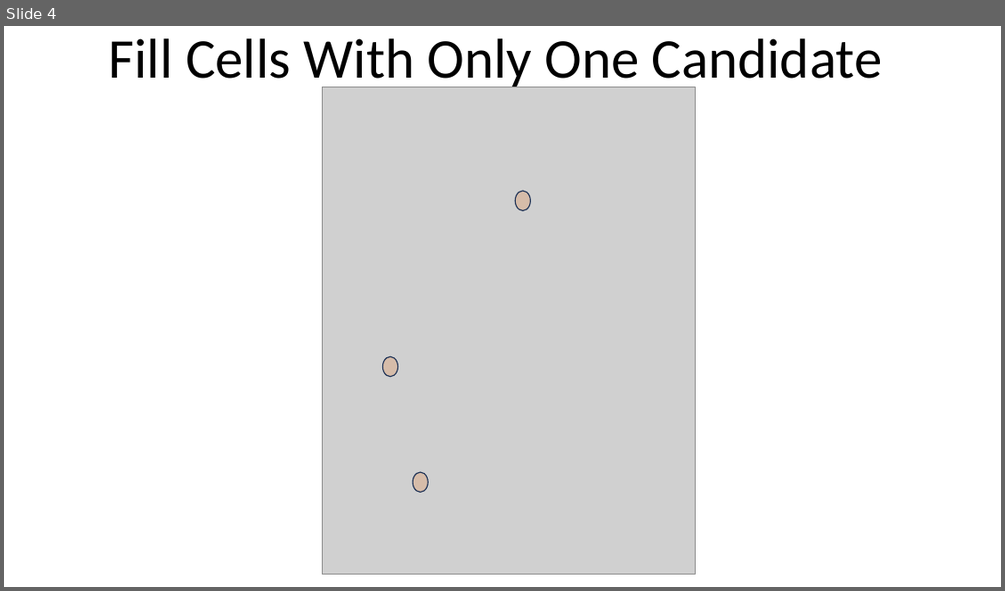
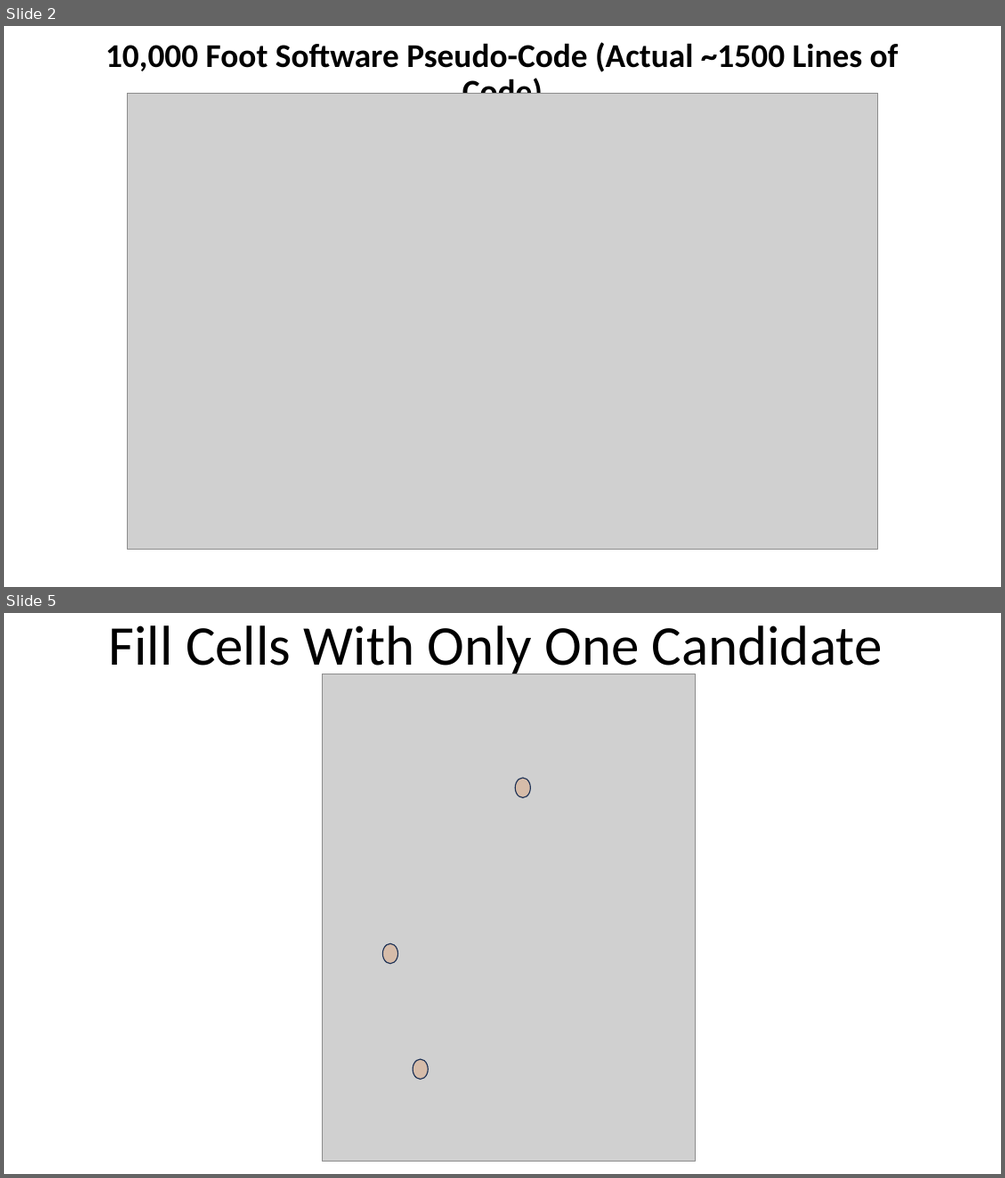
Before and after one commit to sgarrow/soduko, a slide deck: docs/prunning.pptx. Shown one above the other, each under a label of ours: slide 4 before the commit, slides 2 and 5 after it; the slides between them are not shown. The pictures are 1005x591 and 1005x1178 pixels, drawn with LibreOffice and Linux fonts; fonts in the diff are those of the drawing; grey boxes stand for pictures. Boxes give left, top, right and bottom in pixels: in the first picture for what was removed or moved away, otherwise in the second. Text is boxed around its words. In the diff, an @@ line names an element or a change of style, - is before the commit and + after.

```diff
--- a/docs/prunning.pptx
+++ b/docs/prunning.pptx
@@ slide 2 added at (4, 26, 1001, 587), background #FFFFFF @@
@@ title added at (105, 42, 898, 94), 32 pt, text #000000, bold @@
+10,000 Foot Software Pseudo-Code (Actual ~1500 Lines of Code)
@@ picture added at (128, 94, 878, 548) @@
@@ what was slide 4 is now slide 5 @@
```
Also in this commit, not shown: 2 slides changed, 4 other files.
